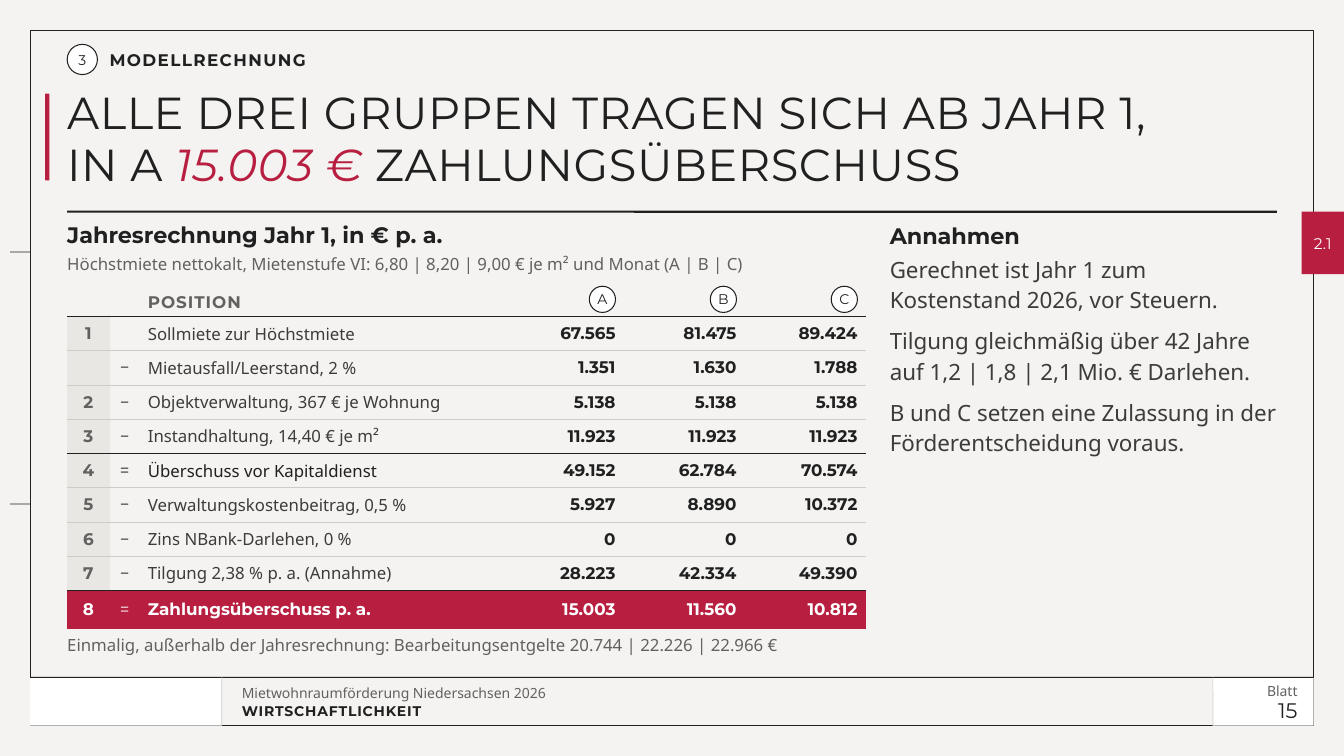
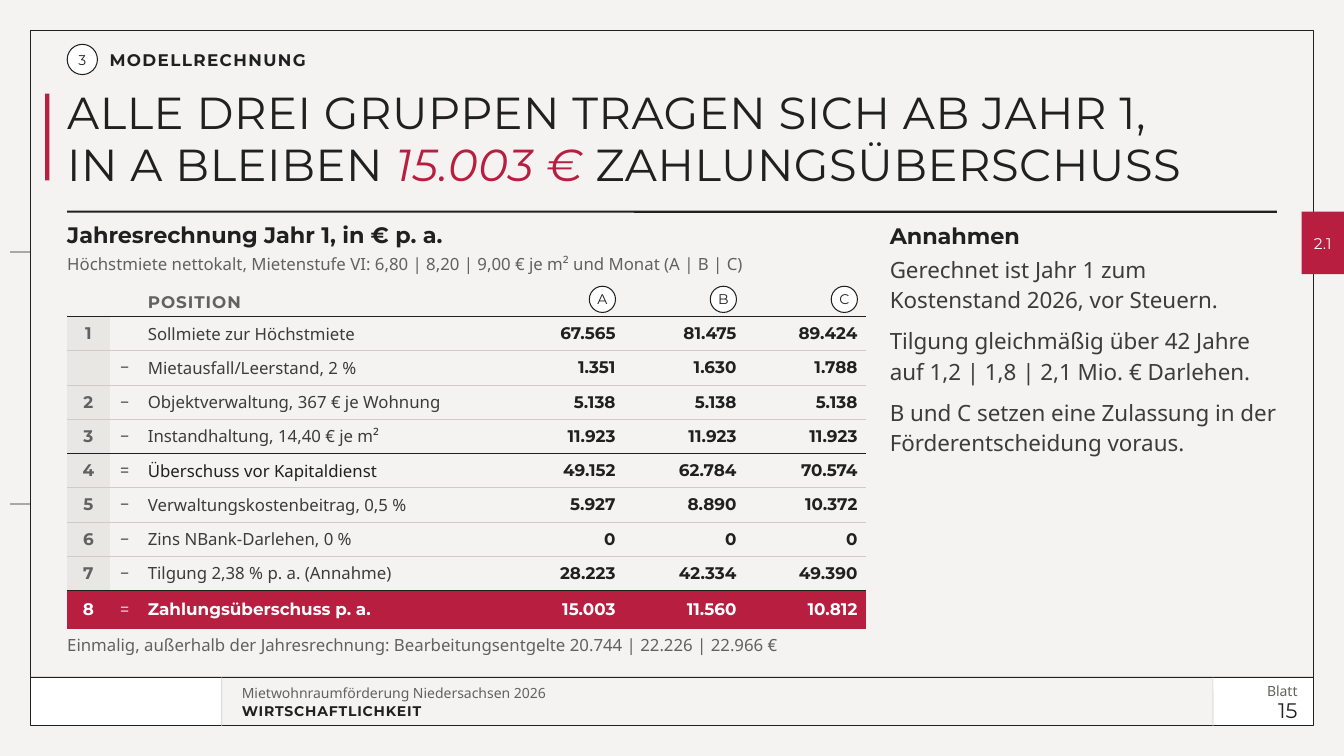
Before and after one commit to vgedaschko/NBank, a slide deck: slide 15 of praesentation/dist/PGN-Mietwohnraumfoerderung-Niedersachsen-2026-Vortrag.pptx. Drawn at 1344x756 pixels with LibreOffice and Linux fonts; fonts in the diff are those of the drawing; background and template pictures are left out. Boxes give left, top, right and bottom in pixels: in the first picture for what was removed or moved away, otherwise in the second. Text is boxed around its words. In the diff, an @@ line names an element or a change of style, - is before the commit and + after.

```diff
--- a/praesentation/dist/PGN-Mietwohnraumfoerderung-Niedersachsen-2026-Vortrag.pptx
+++ b/praesentation/dist/PGN-Mietwohnraumfoerderung-Niedersachsen-2026-Vortrag.pptx
@@ title at <box>67,142,1180,182</box>: text changed @@
-IN A 15.003 € ZAHLUNGSÜBERSCHUSS
+IN A BLEIBEN 15.003 € ZAHLUNGSÜBERSCHUSS
```
Also in this commit, not shown: 15 other slides changed, 13 other files.
